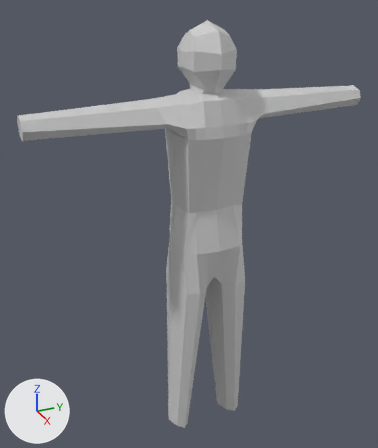
A saved change to the OBJ model MyDirectX/MyDirectXGame/Resources/Human/Human.obj.
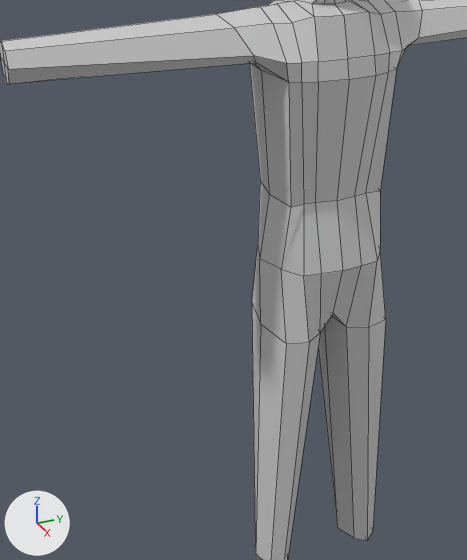
There are two pictures of each version: one whole from a 50 mm camera at (6.97, -3.5, 3.19) aimed at (-0.43, -0.17, -0.51), one close up on the part from 5% to 78% of the width and 20% to 94% of the height. Every picture has the same lights, and +X, +Y and +Z are marked at lower left. The close-ups show mesh edges as thin lines. Where no turn or scale is listed for an object, it has been applied to the vertices.
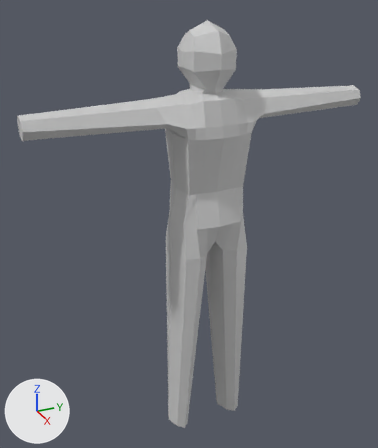
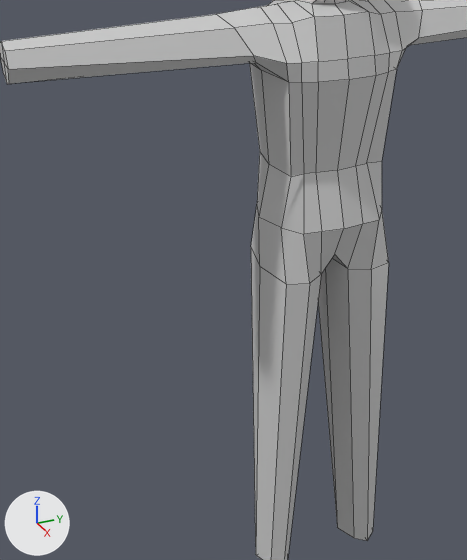
Where the change shows, as pixel boxes [x1, y1, x2, y2] in the close-ups (467 x 560 px; the box of a moved part takes in the faces that stretch with it):
part 1 of me_cube, moved or reshaped: before [250, 63, 396, 207]; after [250, 63, 396, 176]
part 2 of me_cube, moved or reshaped: before [252, 181, 386, 344]; after [251, 152, 389, 284]
part 3 of me_cube, moved or reshaped: before [252, 304, 386, 560]; after [251, 248, 389, 560]

The edits, one by one:
me_cube has 194 vertices, 192 faces and spans x -0.76..0.42, y -2.73..2.78, z -4.45..2.73.
me_cube is used by ob_cube; location (0.0, 0.0, 0.0).
me_cube part 1: all 16 vertices in x -0.57..0.23, y -0.51..0.55, z -0.03 are moved by (0.0, 0.0, 0.3).
me_cube part 2: all 16 vertices in x -0.73..0.39, y -0.61..0.66, z -0.69 are moved by (0.0, 0.0, 0.44).
me_cube part 3: all 19 vertices in x -0.68..0.34, y -0.61..0.66, z -1.42..-1.24 are moved by (0.0, 0.0, 0.65).
